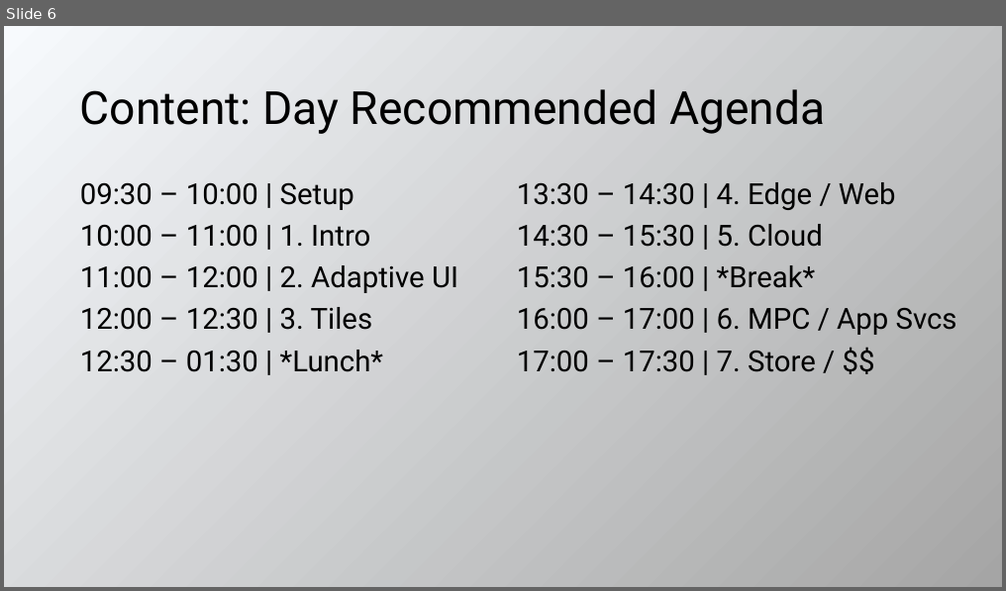
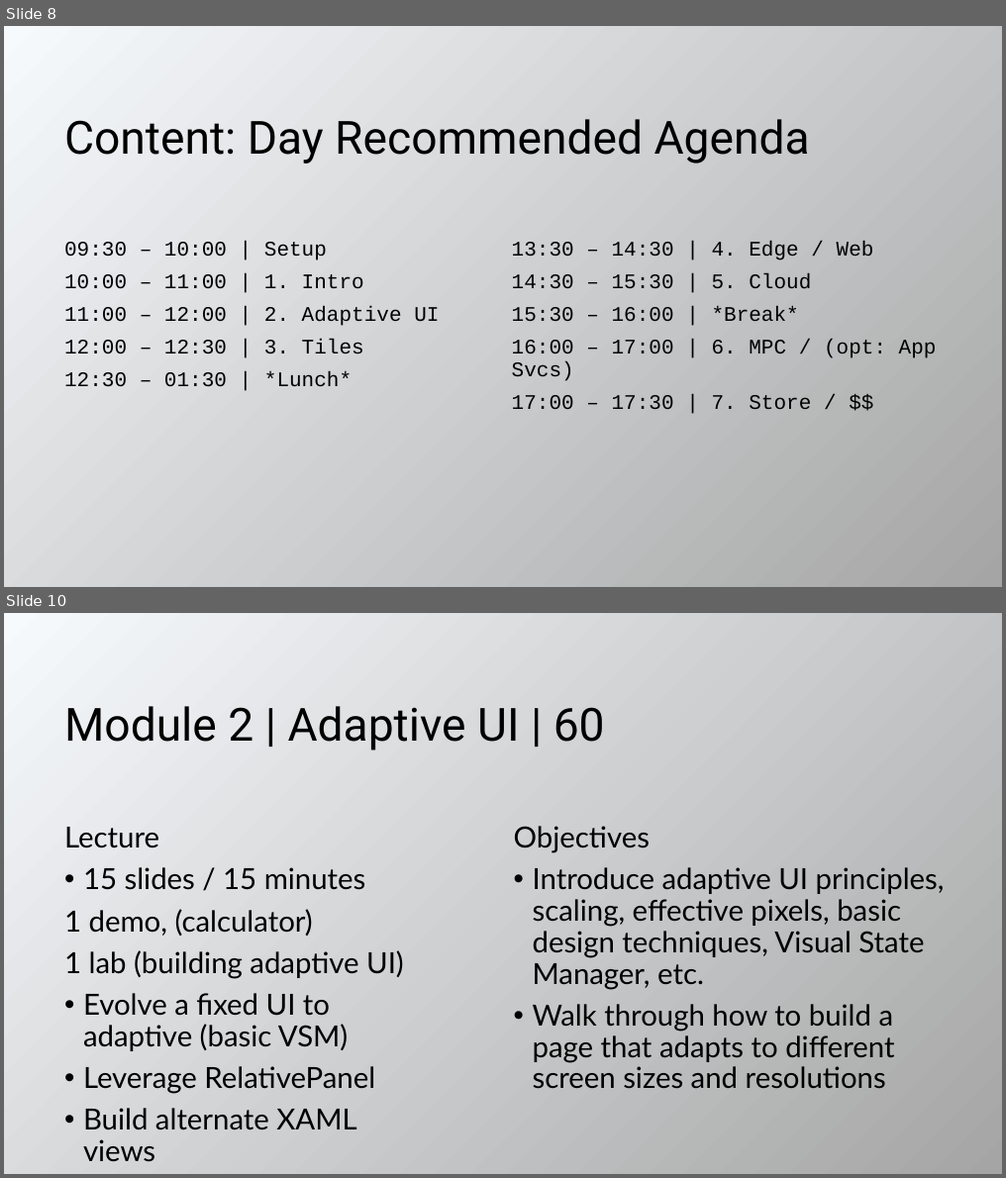
Before and after one commit to evangelism/WinDevWorkshop, a slide deck: 10.08.15.Train the Trainer.pptx. Shown one above the other, each under a label of ours: slide 6 before the commit, slides 8 and 10 after it; the slides between them are not shown. The pictures are 1006x591 and 1006x1178 pixels, drawn with LibreOffice and Linux fonts; fonts in the diff are those of the drawing. Boxes give left, top, right and bottom in pixels: in the first picture for what was removed or moved away, otherwise in the second. Text is boxed around its words. In the diff, an @@ line names an element or a change of style, - is before the commit and + after.

```diff
--- a/10.08.15.Train the Trainer.pptx
+++ b/10.08.15.Train the Trainer.pptx
@@ slide 10 added at box(4, 613, 1002, 1174), background gradient #F7FAFD to #A5A5A5 @@
@@ title added at box(64, 706, 605, 751), 44 pt, text #000000 @@
+Module 2 | Adaptive UI | 60
@@ text added at box(64, 827, 404, 1162), 28 pt, text #000000 @@
+Lecture
+• 15 slides / 15 minutes
+1 demo, (calculator)
+1 lab (building adaptive UI)
+• Evolve a fixed UI to adaptive (basic VSM)
+• Leverage RelativePanel
+• Build alternate XAML views
@@ text added at box(514, 826, 944, 1089), 28 pt, text #000000 @@
+Objectives
+• Introduce adaptive UI principles, scaling, effective pixels, basic design techniques, Visual State Manager, etc.
+• Walk through how to build a page that adapts to different screen sizes and resolutions
@@ what was slide 6 is now slide 8 @@
@@ slide 8 changed as well @@
@@ title "Content: Day Recommended Agenda": place and size @@
-title "Content: Day Recommended Agenda" at box(80, 89, 825, 134)
+title "Content: Day Recommended Agenda" at box(64, 119, 810, 164)
@@ text "09:30 – 10:00 | Setup": place and size @@
-text "09:30 – 10:00 | Setup" at box(80, 182, 458, 372)
+text "09:30 – 10:00 | Setup" at box(64, 242, 439, 387)
@@ text "09:30 – 10:00 | Setup" at box(64, 242, 439, 387): size 28 to 20 pt, font Roboto to Courier New @@
@@ text "13:30 – 14:30 | 4. ...": place and size @@
-text "13:30 – 14:30 | 4. ..." at box(517, 182, 957, 372)
+text "13:30 – 14:30 | 4. ..." at box(512, 241, 937, 409)
@@ text at box(512, 241, 874, 409): size 28 to 20 pt, font Roboto to Courier New in "13:30 – 14:30 | 4. Edge / ...", "14:30 – 15:30 | 5. Cloud", "15:30 – 16:00 | *Break*", "17:00 – 17:30 | 7. Store / ..." @@
@@ text at box(512, 339, 937, 381): text changed; size 28 to 20 pt; font Roboto to Courier New @@
-16:00 – 17:00 | 6. MPC / App Svcs
+16:00 – 17:00 | 6. MPC / (opt: App Svcs)
```
Also in this commit, not shown: 5 other slides changed, 10 other slides added, 8 slides removed, 1 other file.
